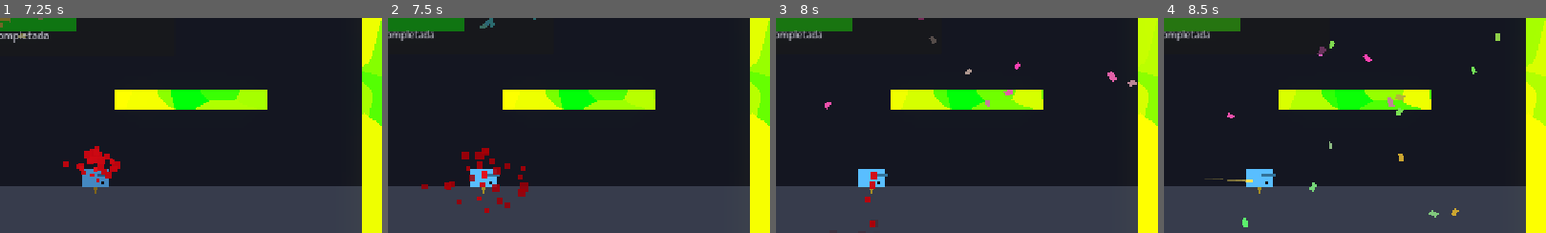
Above: before the commit, frames 1-4 (left to right).
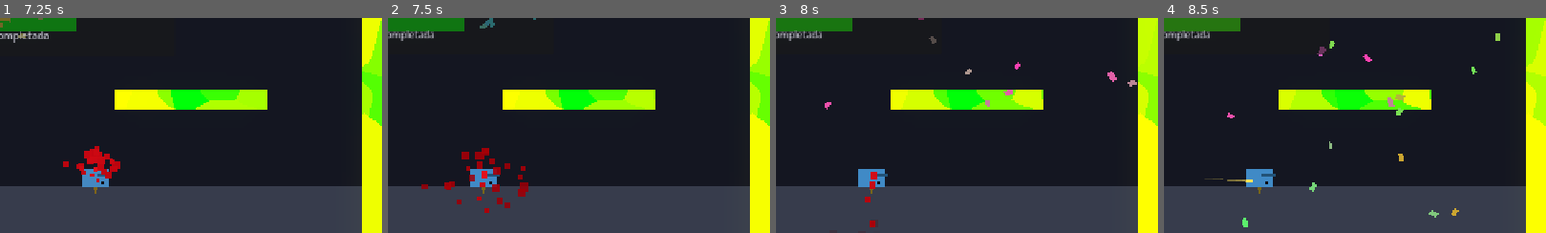
Above: after the commit, the same moments.

Repository: AdriR1ze/ONIET_Rounds
Game: Godot game, scene res://ui/main_menu.tscn
Two runs of this game, one before a commit and one after it. Both use one fixed random seed, a clock stepped at 60 frames per second and the inputs below.
Inputs (mouse positions are % of the whole screen's width and height, from its top left):
- Up to frame 1 (7.25 s): click "Jugar" at 0.5 s; click "Iniciar Partida" at 1.25 s; tap Enter at 2 s; move the mouse to (72, 45) at 2.02 s; tap V (p1_fire) every 1.5 s from 2.1 to 6.6 s; click (72, 45) at 2.17 s; drag from (30, 55) to (38, 86) at 2.77 s; move the mouse to (60, 28) at 3.52 s; click (60, 28) at 3.67 s; drag from (45, 70) to (20, 35) at 4.27 s; move the mouse to (80, 65) at 5.02 s; click (80, 65) at 5.17 s; drag from (20, 35) to (35, 25) at 5.77 s; move the mouse to (55, 50) at 6.52 s; click (55, 50) at 6.67 s
- Up to frame 2 (7.5 s): drag from (35, 25) to (38, 86) at 7.27 s
- Up to frame 3 (8 s): no input
- Up to frame 4 (8.5 s): move the mouse to (72, 45) at 8.02 s; tap V (p1_fire) at 8.1 s; click (72, 45) at 8.17 s
The pictures show only the part of the screen within x 50-100%, y 50-100%; the shares and areas given below are measured in that part.

Frame 1 is identical in both runs. In frame 2, 0.4% of the frame differs, in the area x 21-30%, y 70-82%; in frame 3, 0.5%; in frame 4, 0.6%.

Commit message:
fix(toxic_cloud, ui): daño continuo de veneno dentro de nube con 3 hits residuales al salir y etiqueta flotante con nombre al posar mouse sobre habilidad

Diff:
--- a/rounds/effects/toxic_cloud.gd
+++ b/rounds/effects/toxic_cloud.gd
@@ -4,13 +4,13 @@
 @export var radius: float = 52.0
 @export var duration: float = 3.5
 @export var tick_damage: float = 5.0
-@export var dot_duration: float = 3.0
+@export var cloud_tick_interval: float = 0.50
+@export var lingering_hits: int = 3
 
 var source_player: Node = null
 var _time_alive: float = 0.0
-var _tick_interval: float = 0.8
-var _tick_timer: float = 0.0
 var _anim_time: float = 0.0
+var _overlapping_players: Dictionary = {}  # Player -> float (timer hasta siguiente tick)
 
 
 func _ready() -> void:
@@ -23,38 +23,98 @@
 	col.shape = shape
 	add_child(col)
 	area_entered.connect(_on_area_entered)
+	area_exited.connect(_on_area_exited)
 
 
-func _process(delta: float) -> void:
+func _physics_process(delta: float) -> void:
 	_time_alive += delta
 	_anim_time += delta * 3.0
-	_tick_timer -= delta
 	queue_redraw()
 
-	if _tick_timer <= 0.0:
-		_tick_timer = _tick_interval
-		_reapply_to_overlapping()
+	# Detectar áreas solapadas si el jugador ya estaba al crearse la nube
+	for area in get_overlapping_areas():
+		var p: Node = area.get_parent()
+		if p != null and p != source_player and p.has_method("apply_dot"):
+			if not _overlapping_players.has(p):
+				_register_player_inside(p)
 
+	# Procesar daño por permanencia dentro de la nube tóxica
+	var to_remove: Array = []
+	for p in _overlapping_players:
+		if not is_instance_valid(p) or (p.has_method("is_alive") and not p.is_alive()):
+			to_remove.append(p)
+			continue
+		_overlapping_players[p] -= delta
+		if _overlapping_players[p] <= 0.0:
+			_overlapping_players[p] = cloud_tick_interval
+			_damage_player_inside(p)
+
+	for p in to_remove:
+		_overlapping_players.erase(p)
+
+	# Al terminar la duración de la nube, aplicar los 3 hits de veneno residual a quienes sigan dentro
 	if _time_alive >= duration:
+		_on_cloud_expired()
 		queue_free()
 
 
 func _on_area_entered(area: Area2D) -> void:
-	_apply_poison_to_area(area)
-
-
-func _reapply_to_overlapping() -> void:
-	for area in get_overlapping_areas():
-		_apply_poison_to_area(area)
-
-
-func _apply_poison_to_area(area: Area2D) -> void:
 	var target_player: Node = area.get_parent()
 	if target_player == null or target_player == source_player:
 		return
-	if target_player.has_method("apply_dot"):
-		# 3 ticks of damage over dot_duration
-		target_player.apply_dot(tick_damage, dot_duration, source_player)
+	if target_player.has_method("apply_dot") and not _overlapping_players.has(target_player):
+		_register_player_inside(target_player)
+
+
+func _on_area_exited(area: Area2D) -> void:
+	var target_player: Node = area.get_parent()
+	if target_player != null and _overlapping_players.has(target_player):
+		_overlapping_players.erase(target_player)
+		if target_player.has_method("set_in_toxic_cloud"):
+			target_player.set_in_toxic_cloud(false)
+		# Al salir de la nube: 3 hits más de veneno
+		_apply_lingering_poison(target_player)
+
+
+func _register_player_inside(player: Node) -> void:
+	_overlapping_players[player] = cloud_tick_interval
+	if player.has_method("set_in_toxic_cloud"):
+		player.set_in_toxic_cloud(true)
+	# Primer impacto de veneno inmediato al entrar en la nube
+	_damage_player_inside(player)
+
+
+func _damage_player_inside(player: Node) -> void:
+	if not is_instance_valid(player):
+		return
+	if player.has_method("apply_poison_tick"):
+		player.apply_poison_tick(tick_damage, source_player)
+	elif player.has_method("apply_dot"):
+		player.apply_dot(tick_damage, 1, source_player)
+
+
+func _apply_lingering_poison(player: Node) -> void:
+	if not is_instance_valid(player):
+		return
+	if player.has_method("apply_dot"):
+		# Exactamente 3 hits más tras salir o terminarse la nube
+		player.apply_dot(tick_damage, lingering_hits, source_player)
+
+
+func _on_cloud_expired() -> void:
+	for p in _overlapping_players.keys():
+		if is_instance_valid(p):
+			if p.has_method("set_in_toxic_cloud"):
+				p.set_in_toxic_cloud(false)
+			_apply_lingering_poison(p)
+	_overlapping_players.clear()
+
+
+func _exit_tree() -> void:
+	# Asegurar que ningún jugador quede con tinte de nube si la escena o nodo se destruye
+	for p in _overlapping_players.keys():
+		if is_instance_valid(p) and p.has_method("set_in_toxic_cloud"):
+			p.set_in_toxic_cloud(false)
 
 
 func _draw() -> void:
--- a/rounds/player/player.gd
+++ b/rounds/player/player.gd
@@ -38,6 +38,8 @@
 
 var _effects: Array = []
 var _active_dots: Array = []
+var _toxic_cloud_count: int = 0
+var _poison_flash_timer: float = 0.0
 var _ragdoll_timer: float = 0.0
 var _stun_timer: float = 0.0
 var _spawn_position: Vector2
@@ -257,6 +259,8 @@
 	current_state = PlayerState.IDLE
 	_ragdoll_timer = 0.0
 	_stun_timer = 0.0
+	_toxic_cloud_count = 0
+	_poison_flash_timer = 0.0
 	_active_dots.clear()
 	modulate = Color(1.0, 1.0, 1.0, 1.0)
 	$Visual.rotation = 0.0
@@ -294,37 +298,69 @@
 	_health.heal(amount)
 
 
-func apply_dot(dps: float, _duration: float, source: Node = null) -> void:
+func apply_dot(damage_per_tick: float, ticks_count: int = 3, source: Node = null) -> void:
+	if current_state == PlayerState.DEAD:
+		return
+	var dmg := maxi(int(round(damage_per_tick)), 4)
+	var ticks := maxi(ticks_count, 1)
 	for dot in _active_dots:
 		if dot.get("source") == source:
-			dot["ticks_remaining"] = 3
-			dot["tick_timer"] = 0.7
+			dot["damage_per_tick"] = dmg
+			dot["ticks_remaining"] = ticks
+			dot["tick_timer"] = 0.65
 			return
 	_active_dots.append({
-		"damage_per_tick": maxi(int(round(dps)), 5),
-		"ticks_remaining": 3,
-		"tick_timer": 0.7,
+		"damage_per_tick": dmg,
+		"ticks_remaining": ticks,
+		"tick_timer": 0.65,
 		"source": source
 	})
 
 
+func apply_poison_tick(damage: float, _source: Node = null) -> void:
+	if current_state == PlayerState.DEAD:
+		return
+	var dmg := maxi(int(round(damage)), 4)
+	_health.apply_silent_damage(dmg)
+	_trigger_poison_feedback()
+
+
+func set_in_toxic_cloud(in_cloud: bool) -> void:
+	if in_cloud:
+		_toxic_cloud_count += 1
+	else:
+		_toxic_cloud_count = maxi(_toxic_cloud_count - 1, 0)
+
+
+func _trigger_poison_feedback() -> void:
+	_poison_flash_timer = 0.14
+	AudioManager.reproducir("golpe", 0.04)
+
+
 func _update_dots(delta: float) -> void:
+	if _poison_flash_timer > 0.0:
+		_poison_flash_timer -= delta
+
 	var i := _active_dots.size() - 1
 	var is_poisoned := false
 	while i >= 0:
 		var dot: Dictionary = _active_dots[i]
 		dot["tick_timer"] -= delta
 		if dot["tick_timer"] <= 0.0:
-			dot["tick_timer"] = 0.7
+			dot["tick_timer"] = 0.65
 			dot["ticks_remaining"] -= 1
 			_health.apply_silent_damage(dot["damage_per_tick"])
+			_trigger_poison_feedback()
 		if dot["ticks_remaining"] > 0:
 			is_poisoned = true
 		else:
 			_active_dots.remove_at(i)
 		i -= 1
 
-	if is_poisoned and _stun_timer <= 0.0:
-		modulate = Color(0.55, 1.15, 0.55, 1.0)
-	elif _stun_timer <= 0.0 and modulate != Color(1.0, 1.0, 1.0, 1.0):
-		modulate = Color(1.0, 1.0, 1.0, 1.0)
+	if _stun_timer <= 0.0 and current_state != PlayerState.DEAD:
+		if _poison_flash_timer > 0.0:
+			modulate = Color(0.4, 2.2, 0.4, 1.0)
+		elif is_poisoned or _toxic_cloud_count > 0:
+			modulate = Color(0.55, 1.25, 0.55, 1.0)
+		elif modulate != Color(1.0, 1.0, 1.0, 1.0):
+			modulate = Color(1.0, 1.0, 1.0, 1.0)
--- a/rounds/ui/upgrade_screen.gd
+++ b/rounds/ui/upgrade_screen.gd
@@ -24,6 +24,7 @@
 
 
 var _status_labels: Dictionary = {}
+var _floating_tags: Array[PanelContainer] = []
 
 
 func _ready() -> void:
@@ -49,6 +50,7 @@
 	_indices.clear()
 	_confirmados.clear()
 	_status_labels.clear()
+	_floating_tags.clear()
 	_jugadores = RunManager.jugadores()
 
 	for i in _jugadores.size():
@@ -214,6 +216,30 @@
 		tray.add_child(lbl_vacio)
 		return
 
+	# Etiqueta flotante con el nombre arriba del ícono
+	var floating_tag := PanelContainer.new()
+	floating_tag.visible = false
+	floating_tag.top_level = true
+	floating_tag.z_index = 100
+	floating_tag.mouse_filter = Control.MOUSE_FILTER_IGNORE
+	var tag_sb := StyleBoxFlat.new()
+	tag_sb.bg_color = Color(0.04, 0.06, 0.10, 0.96)
+	tag_sb.border_color = Color(1.0, 1.0, 1.0, 0.85)
+	tag_sb.set_border_width_all(2)
+	tag_sb.set_corner_radius_all(5)
+	tag_sb.content_margin_left = 8
+	tag_sb.content_margin_right = 8
+	tag_sb.content_margin_top = 3
+	tag_sb.content_margin_bottom = 3
+	floating_tag.add_theme_stylebox_override("panel", tag_sb)
+
+	var tag_lbl := Label.new()
+	tag_lbl.mouse_filter = Control.MOUSE_FILTER_IGNORE
+	tag_lbl.add_theme_font_size_override("font_size", 12)
+	floating_tag.add_child(tag_lbl)
+	v_box.add_child(floating_tag)
+	_floating_tags.append(floating_tag)
+
 	var theme_script: Script = load("res://ui/card_theme_window.gd")
 
 	for item in agrupadas:
@@ -233,16 +259,18 @@
 		b_sb.set_corner_radius_all(6)
 		badge.add_theme_stylebox_override("panel", b_sb)
 
-		# Margen interior
+		# Margen interior (ignora ratón para no interceptar hover del badge)
 		var margin := MarginContainer.new()
+		margin.mouse_filter = Control.MOUSE_FILTER_IGNORE
 		margin.add_theme_constant_override("margin_left", 3)
 		margin.add_theme_constant_override("margin_top", 3)
 		margin.add_theme_constant_override("margin_right", 3)
 		margin.add_theme_constant_override("margin_bottom", 3)
 		badge.add_child(margin)
 
-		# Ventana temática animada en miniatura
+		# Ventana temática animada en miniatura (ignora ratón para que el badge reciba hover)
 		var theme_win: Control = theme_script.new()
+		theme_win.mouse_filter = Control.MOUSE_FILTER_IGNORE
 		theme_win.custom_minimum_size = Vector2(38, 38)
 		theme_win.set_tema(def.tema, col_rareza)
 		margin.add_child(theme_win)
@@ -250,6 +278,7 @@
 		# Etiqueta de cantidad (x2, x3) si está apilada
 		if count > 1:
 			var count_lbl := Label.new()
+			count_lbl.mouse_filter = Control.MOUSE_FILTER_IGNORE
 			count_lbl.text = "x%d" % count
 			count_lbl.add_theme_font_size_override("font_size", 10)
 			count_lbl.horizontal_alignment = HORIZONTAL_ALIGNMENT_RIGHT
@@ -271,14 +300,29 @@
 			tooltip_lines.append("-  " + (d if d.begins_with("-") else "- " + d))
 		badge.tooltip_text = "\n".join(tooltip_lines)
 
-		# Eventos de hover para actualizar texto de detalle dinámico
+		# Eventos de hover para mostrar el nombre arriba del ícono y actualizar texto de detalle
 		badge.mouse_entered.connect(func():
 			lbl_detalle.text = "  •  %s: %s" % [def.titulo, def.subtitulo if not def.subtitulo.is_empty() else def.descripcion]
 			lbl_detalle.modulate = col_rareza
+
+			tag_lbl.text = "%s  (%s)" % [def.titulo.to_upper(), def.rareza_texto().to_upper()]
+			tag_lbl.modulate = col_rareza
+			tag_sb.border_color = col_rareza
+			floating_tag.visible = true
+			floating_tag.reset_size()
+			var tag_x: float = badge.global_position.x + (badge.size.x * 0.5) - (floating_tag.size.x * 0.5)
+			var tag_y: float = badge.global_position.y - floating_tag.size.y - 6.0
+			floating_tag.global_position = Vector2(tag_x, tag_y)
+
+			b_sb.border_color = Color(col_rareza.r, col_rareza.g, col_rareza.b, 1.0)
+			b_sb.set_border_width_all(3)
 		)
 		badge.mouse_exited.connect(func():
 			lbl_detalle.text = "  •  Pasa el cursor sobre un objeto para ver sus efectos"
 			lbl_detalle.modulate = Color(0.75, 0.78, 0.85, 0.65)
+			floating_tag.visible = false
+			b_sb.border_color = Color(col_rareza.r, col_rareza.g, col_rareza.b, 0.85)
+			b_sb.set_border_width_all(2)
 		)
 
 		tray.add_child(badge)
@@ -377,6 +421,9 @@
 func _cerrar() -> void:
 	_activo = false
 	visible = false
+	for tag in _floating_tags:
+		if is_instance_valid(tag):
+			tag.visible = false
 	Input.action_release("p1_fire")
 	Input.action_release("p2_fire")
 	PauseManager.soltar(self)
--- a/rounds/upgrades/definitions/toxic_cloud.tres
+++ b/rounds/upgrades/definitions/toxic_cloud.tres
@@ -25,10 +25,10 @@
 id = &"toxic_cloud"
 titulo = "Nube Tóxica"
 subtitulo = "Siembra un gas venenoso al impactar"
-descripcion = "Genera una nube tóxica al impactar superficies o rivales (3 ticks de veneno con reinicio por permanencia)."
+descripcion = "Genera una nube tóxica al impactar. Causa daño continuo de veneno mientras estés dentro, y 3 impactos más de veneno residual al salir o terminarse."
 tema = &"toxico"
-ventajas = Array[String](["Área persistente por permanencia"])
+ventajas = Array[String](["Daño continuo por permanencia", "+3 hits de veneno residual"])
 desventajas = Array[String](["-10% Daño de bala", "-10% Cadencia de tiro"])
-mecanicas = Array[String](["Nube de veneno acumulativo continuo"])
+mecanicas = Array[String](["Veneno continuo + residual al salir"])
 stats = Array[ExtResource("4_u8ldu")]([SubResource("Resource_bfct0"), SubResource("Resource_c2ddq")])
 efectos = Array[ExtResource("1_o5wdr")]([SubResource("Resource_yraic")])
